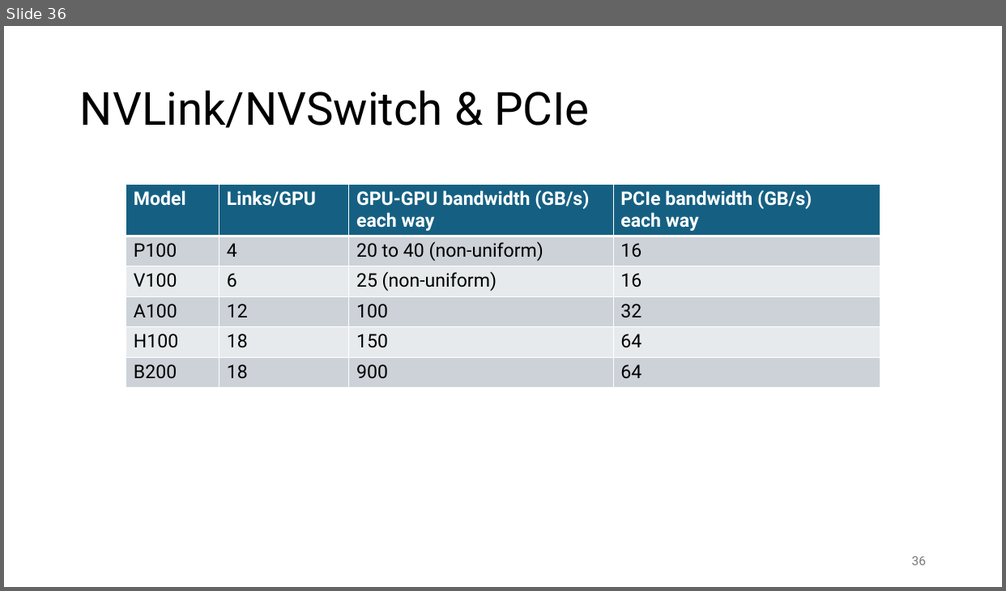
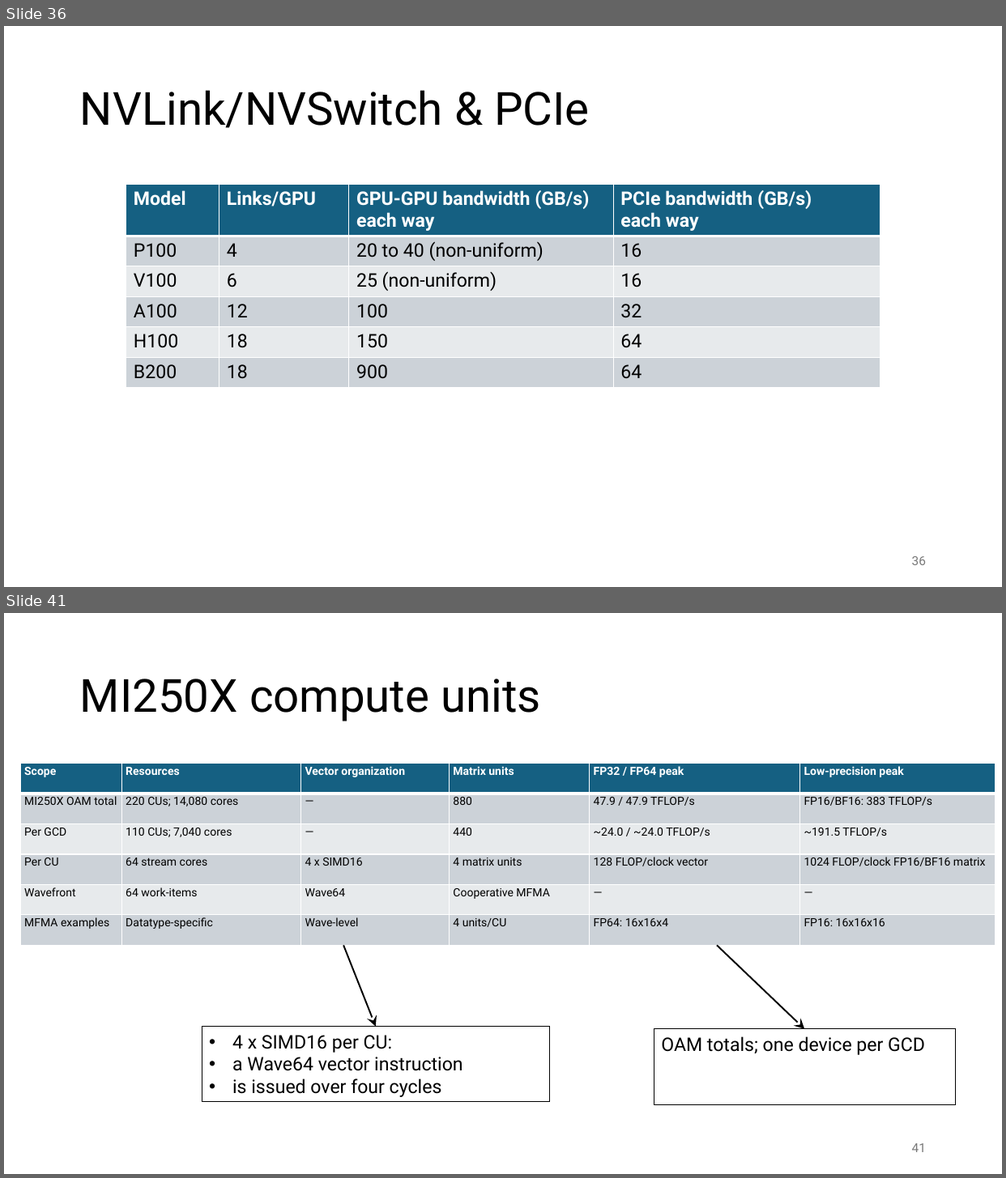
Before and after one commit to gjbex/GPU-programming, a slide deck: gpu_programming.pptx. Shown one above the other, each under a label of ours: slide 36 before the commit, slides 36 and 41 after it; the slides between them are not shown. The pictures are 1006x591 and 1006x1178 pixels, drawn with LibreOffice and Linux fonts; fonts in the diff are those of the drawing. Boxes give left, top, right and bottom in pixels: in the first picture for what was removed or moved away, otherwise in the second. Text is boxed around its words. In the diff, an @@ line names an element or a change of style, - is before the commit and + after.

```diff
--- a/gpu_programming.pptx
+++ b/gpu_programming.pptx
@@ slide 41 added at (x1=4, y1=613, x2=1002, y2=1174), background #FFFFFF @@
@@ title added at (x1=80, y1=679, x2=541, y2=722), 44 pt, text #000000 @@
+MI250X compute units
@@ table added at (x1=20, y1=764, x2=996, y2=945), 6 rows, 6 columns @@
+Scope | Resources | Vector organization | Matrix units | FP32 / FP64 peak | Low-precision peak
+MI250X OAM total | 220 CUs; 14,080 cores | — | 880 | 47.9 / 47.9 TFLOP/s | FP16/BF16: 383 TFLOP/s
+Per GCD | 110 CUs; 7,040 cores | — | 440 | ~24.0 / ~24.0 TFLOP/s | ~191.5 TFLOP/s
+Per CU | 64 stream cores | 4 x SIMD16 | 4 matrix units | 128 FLOP/clock vector | 1024 FLOP/clock FP16/BF16 matrix
+Wavefront | 64 work-items | Wave64 | Cooperative MFMA | — | —
+MFMA examples | Datatype-specific | Wave-level | 4 units/CU | FP64: 16x16x4 | FP16: 16x16x16
@@ arrow added from (344, 945) to (376, 1027), #000000 1.5 pt @@
@@ arrow added from (717, 945) to (804, 1029), #000000 1.5 pt @@
@@ rectangle added at (x1=202, y1=1027, x2=549, y2=1102), outline #000000 0.75 pt, 18 pt, text #000000 @@
+• 4 x SIMD16 per CU:
+• a Wave64 vector instruction
+• is issued over four cycles
@@ rectangle added at (x1=654, y1=1029, x2=955, y2=1105), outline #000000 0.75 pt, 18 pt, text #000000 @@
+OAM totals; one device per GCD
@@ page number added at (x1=912, y1=1144, x2=926, y2=1152), 12 pt, text #797979 @@
+41
```
Also in this commit, not shown: 24 slides changed, 4 other slides added.
